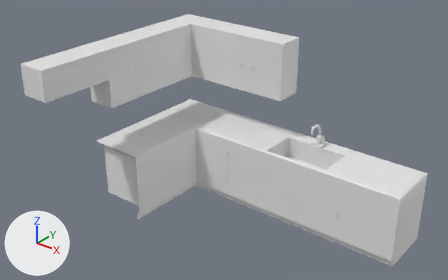
Renders of the FBX model Assets/3D_Collections/Remake_V2/Cabinets_Collection.fbx from each side of a commit.
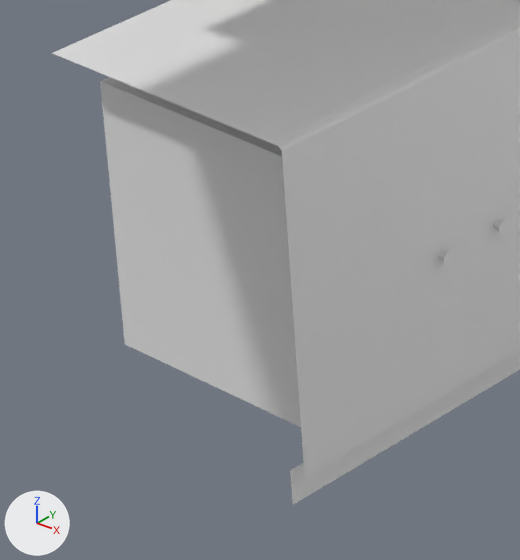
Old and new are each drawn whole from a 50 mm lens placed at (5.3, -3.99, 4.81), pointed at (0.88, 1.52, 1.39) and again close up on the part from 19% to 40% of the width and 47% to 82% of the height. The lights are fixed; the arrows at lower left show +X, +Y and +Z. Where no turn or scale is listed for an object, it has been applied to the vertices. Vertices at the same position are counted once.

Objects in the first close-up: 'Cabinet_Main', 'Cabinet_Split_Left_Door', 'Cabinet_Split_Right_Door'.
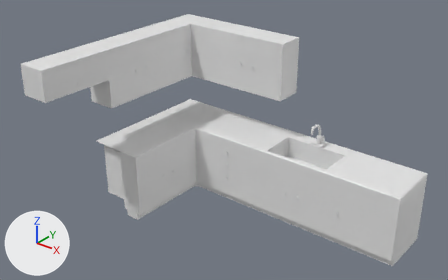
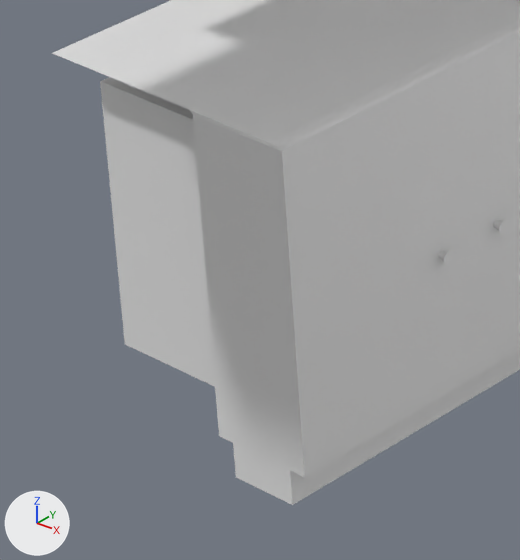
Commit message: Fixed kitchen cabinets model (gap)

The change, as a diff of the scene's bpy script:
```diff
--- a/Assets/3D_Collections/Remake_V2/Cabinets_Collection.fbx.py
+++ b/Assets/3D_Collections/Remake_V2/Cabinets_Collection.fbx.py
@@ me_cube_205 @@
 me_cube_205.from_pydata(...)  # 1680 vertices, 1325 faces; spans x -1.0..3.0, y 0.0..3.0, z 0.0..2.4
 # used by ob_cabinet_main; location = (0.0, 0.0, 0.0)
 # verts and faces of me_cube_205; kept vertices keep their numbers, new ones are numbered from 1680
 # before: 10 (-0.2, 1.0, 0.9) at pixel (284, 185), 120 (-0.25, 1.0, 0.0) at pixel (292, 504), 125 (-0.2, 1.0, 0.1) at pixel (304, 477), 130 (-0.25, 1.0, 0.1) at pixel (290, 470), 137 (-0.2, 1.0, 0.99) at pixel (281, 151)
 # before: 138 (-0.21, 1.0, 1.0) at pixel (278, 146), 902 (-0.2, 1.0, 0.5) at pixel (294, 334), 923 (-0.2, 1.0, 0.7) at pixel (289, 260), 995 (-0.2, 1.0, 0.15) at pixel (303, 459)
+# me_cube_205 part 1
+for new, old in zip([*range(1680, 1687)], [10, 125, 137, 138, 902, 923, 995]): verts[new] = verts[old] + (-0.3, 0.0, 0.0)
+verts[1687] = (-0.45, 1.0, 0.0)  # pixel (235, 477)
+verts[1688] = (-0.45, 1.0, 0.1)  # pixel (233, 442)
+faces += [(125, 995, 1686, 1681), (10, 137, 1682, 1680), (137, 138, 1683, 1682), (902, 1684, 1686, 995), (902, 923, 1685, 1684), (10, 1680, 1685, 923)]
+faces += [(120, 130, 1688, 1687)]
```

What differs and where, as boxes (x1, y1, x2, y2) in the close-ups (520 x 560 px):
part 1 of me_cube_205, added
    after: (190, 110, 305, 505)
